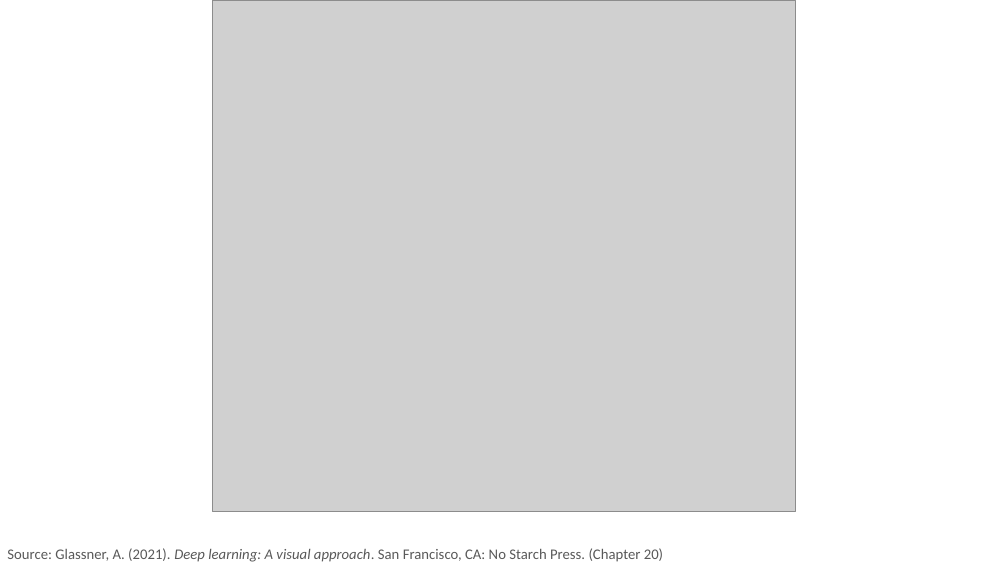
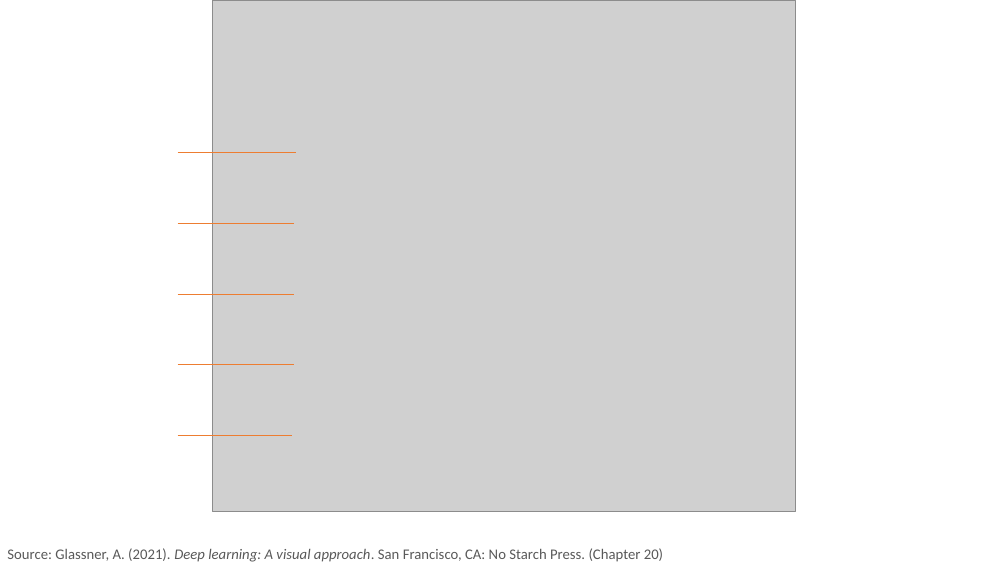
Before and after one commit to PracticumAI/nlp, a slide deck: slide 6 of presentations/02_word_vectors.pptx. Drawn at 1008x567 pixels with LibreOffice and Linux fonts; fonts in the diff are those of the drawing; grey boxes stand for pictures. Boxes give left, top, right and bottom in pixels: in the first picture for what was removed or moved away, otherwise in the second. Text is boxed around its words. In the diff, an @@ line names an element or a change of style, - is before the commit and + after.

```diff
--- a/presentations/02_word_vectors.pptx
+++ b/presentations/02_word_vectors.pptx
@@ line added from (178, 153) to (296, 153), #ED7D31 0.5 pt @@
@@ line added from (178, 224) to (293, 224), #ED7D31 0.5 pt @@
@@ line added from (178, 294) to (293, 294), #ED7D31 0.5 pt @@
@@ line added from (178, 364) to (293, 364), #ED7D31 0.5 pt @@
@@ line added from (178, 435) to (293, 435), #ED7D31 0.5 pt @@
```
Also in this commit, not shown: 1 slide added, 1 other file.
